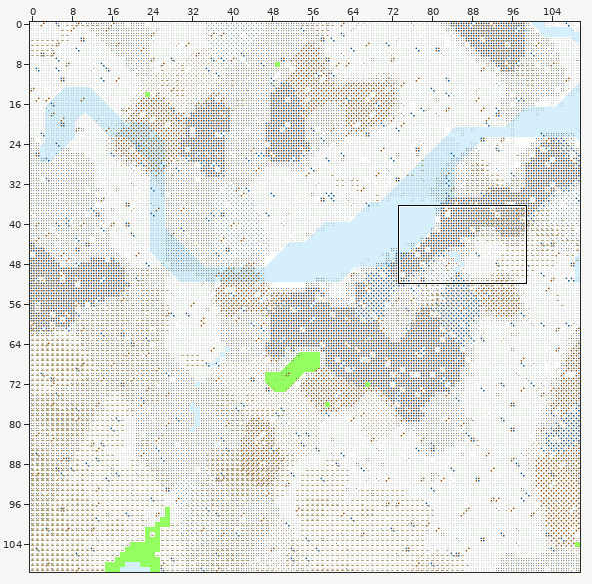
One commit to this Tiled map: Maps/boston.tmx. The first picture is a wide view before the edit; the outline marks the close-up.
Close-up. Old version:
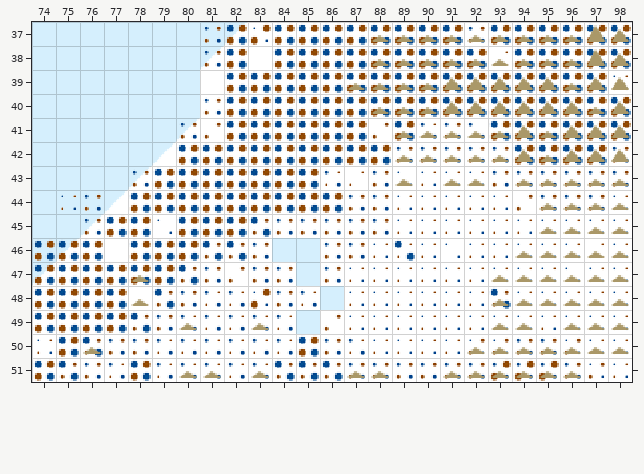
Cells are 16x16 px. Shown: x 74..98, y 37..51. The commit also changed other parts of the map, which this record leaves out.
And afterwards:
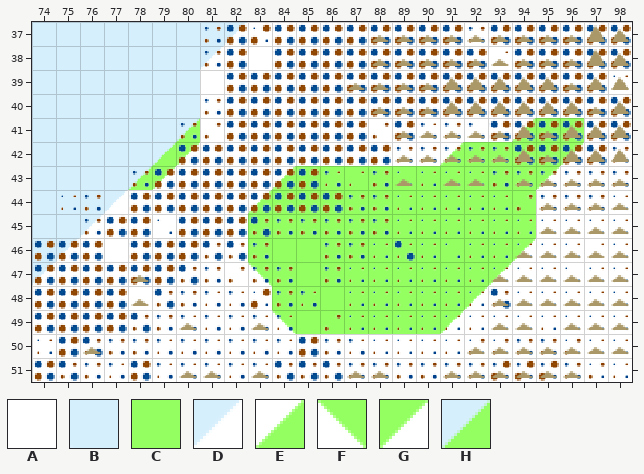
Key: from "Landform": A 0, B 1, C 2, D 4, E 6, F 10, G 11, H 17.
_ is an empty cell, . an unchanged one.
Change:
--- layer "Land"
@@ x 78..96 @@
-41 ..D.............AAA
-42 .DA..........AAAAAA
-43 DA....AAAAAAAAAAAA.
-44 .....AAAAAAAAAAAA..
-45 .....AAAAAAAAAAAA..
-46 .....ABBAAAAAAAAA..
-47 .....AABAAAAAAAA...
-48 ......AABAAAAAA....
-49 ......ABAAAAAA.....
+41 ..H.............ECC
+42 .HG..........ECCCCG
+43 HG....ECCCCCCCCCCG.
+44 .....ECCCCCCCCCCC..
+45 .....CCCCCCCCCCCC..
+46 .....CCCCCCCCCCCG..
+47 .....FCCCCCCCCCG...
+48 ......CCCCCCCCG....
+49 ......FCCCCCCG.....
Where, in picture pixels (left, top, right, bottom), the same in both close-ups:
changed: (128, 118, 200, 190)
changed: (248, 118, 584, 334)
